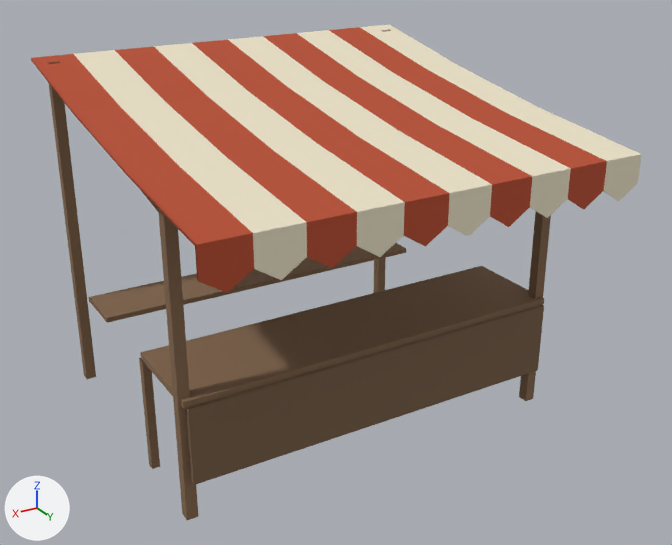
The glTF model games/yorimichi/assets/belmonte/meshes/SM_BM_BP_Stall_A.glb: old version first, new version second.
One viewpoint serves both versions: a 50 mm lens placed at (3.21, 5.74, 3.88), pointed at (-0.06, 0.29, 1.16). Arrows for +X, +Y and +Z are at lower left; the lights stay in place. The first picture is the older version. Vertices at exactly the same position are counted once.

Objects in the first picture: 'SM_BM_BP_Stall_A'.
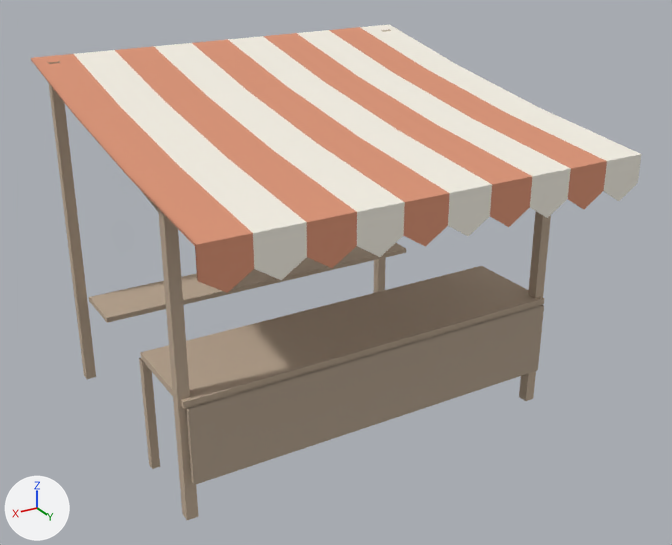
Edits to the scene script, one JSON object a line:
```json
{"block": "me_sm_bp_stall_a", "where": "me_sm_bp_stall_a.from_pydata(...)  # 229 vertices, 286 faces; spans x -1.58..1.58, y -1.31..1.67, z 0.0..2.64"}
{"block": "me_sm_bp_stall_a", "where": "# used by ob_sm_bm_bp_stall_a; location = (0.0, 0.0, 0.0)"}
{"block": "me_sm_bp_stall_a", "change": "me_sm_bp_stall_a part 1: 104 faces centred in x -1.49..1.49, y -1.24..1.04, z 0.29..2.55 are repainted in the vertex colours; the middle colour goes from brown #86694e to beige #c0ac96"}
{"block": "me_sm_bp_stall_a", "change": "me_sm_bp_stall_a part 2: 45 faces centred in x -1.47..1.16, y -0.98..1.67, z 1.95..2.57 are repainted in the vertex colours; the middle colour goes from pale yellow #ede3c9 to white #f7f2e6"}
{"block": "me_sm_bp_stall_a", "change": "me_sm_bp_stall_a part 3: 57 faces centred in x -1.16..1.47, y -0.98..1.67, z 1.95..2.57 are repainted in the vertex colours; the middle colour goes from orange #b84d2e to beige #dd9576"}
{"block": "me_sm_bp_stall_a", "change": "me_sm_bp_stall_a part 4: 35 faces centred in x -1.16..1.47, y -0.98..1.66, z 0.49..2.56 are repainted in the vertex colours; the middle colour goes from brown #973f26 to orange #ca886c"}
```

Location of each change, (x1, y1, x2, y2) in pixels of the pictures (672 x 545 px):
```json
{"part": 1, "of": "me_sm_bp_stall_a", "change": "recoloured", "before": [48, 29, 551, 520], "after": [48, 29, 551, 520], "on screen": "brown to beige"}
{"part": 2, "of": "me_sm_bp_stall_a", "change": "recoloured", "before": [74, 24, 642, 280], "after": [74, 24, 642, 280], "on screen": "pale yellow to white"}
{"part": 3, "of": "me_sm_bp_stall_a", "change": "recoloured", "before": [31, 27, 607, 293], "after": [31, 27, 607, 293], "on screen": "lighter"}
{"part": 4, "of": "me_sm_bp_stall_a", "change": "recoloured", "before": [31, 60, 581, 485], "after": [31, 60, 581, 485]}
```
